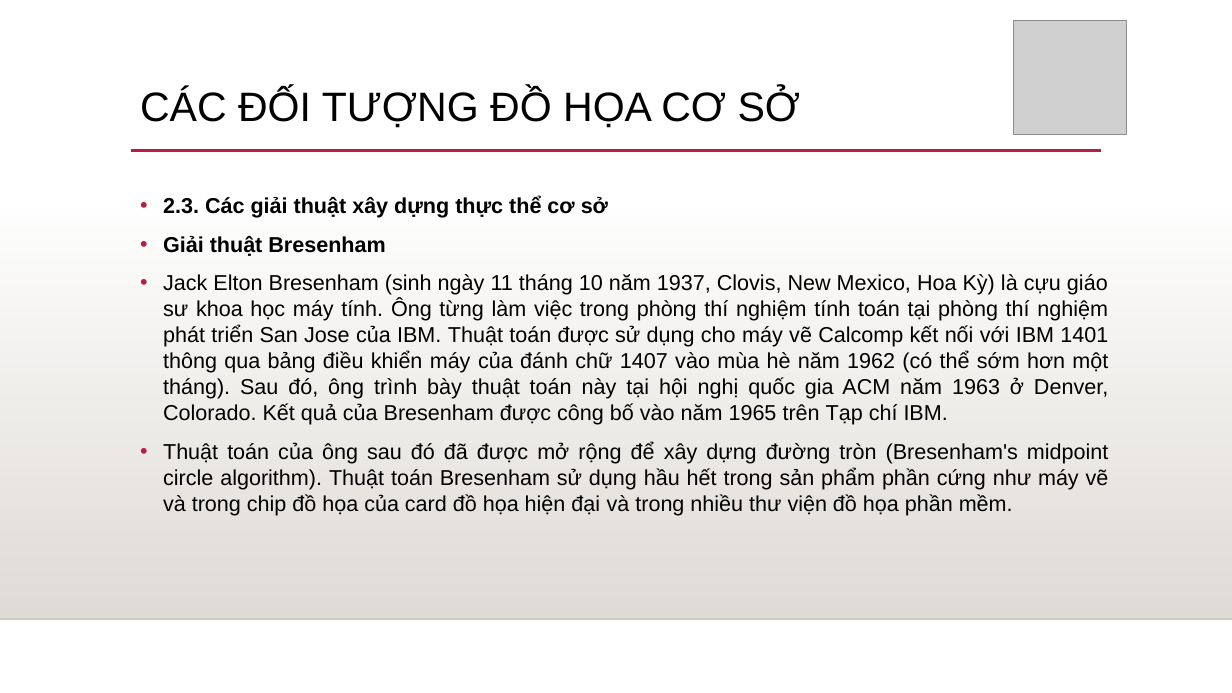
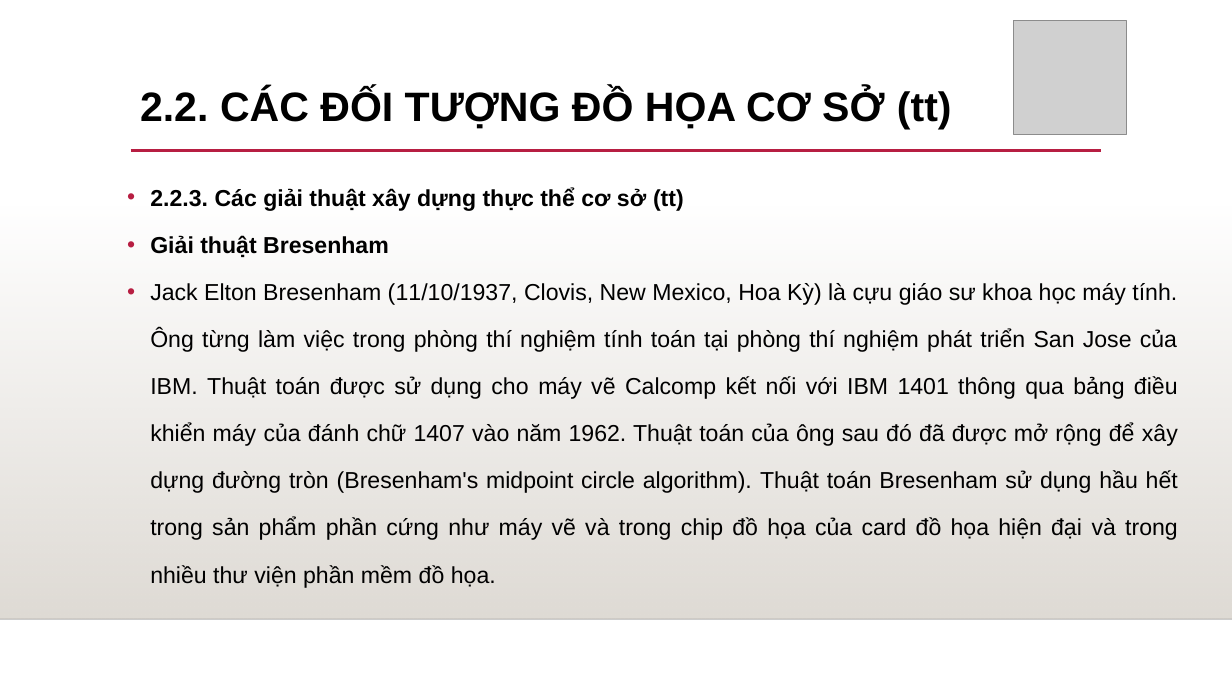
Before and after one commit to thinhdoanvu/ComputerGraphics, a slide deck: slide 36 of Chapter2.pptx (slide 18 before the commit). Drawn at 1232x693 pixels with LibreOffice and Linux fonts; fonts in the diff are those of the drawing; grey boxes stand for pictures; background and template pictures are left out. Boxes give left, top, right and bottom in pixels: in the first picture for what was removed or moved away, otherwise in the second. Text is boxed around its words. In the diff, an @@ line names an element or a change of style, - is before the commit and + after.

```diff
--- a/Chapter2.pptx
+++ b/Chapter2.pptx
@@ title at [140,88,952,129]: text changed; bold on @@
-CÁC ĐỐI TƯỢNG ĐỒ HỌA CƠ SỞ
+2.2. CÁC ĐỐI TƯỢNG ĐỒ HỌA CƠ SỞ (tt)
@@ text "2.2.3. Các giải thuật xây ...": place and size @@
-text "2.2.3. Các giải thuật xây ..." at [163,196,1109,516]
+text "2.2.3. Các giải thuật xây ..." at [150,187,1178,588]
@@ text at [150,187,684,211]: text changed; size 16.8 to 18 pt @@
-• 2.3. Các giải thuật xây dựng thực thể cơ sở
+• 2.2.3. Các giải thuật xây dựng thực thể cơ sở (tt)
@@ text at [150,235,389,257]: size 16.8 to 18 pt in "Giải thuật Bresenham"; line spacing 1 to 1.7; less space between paragraphs @@
@@ text at [150,283,1178,588]: text changed; size 16.8 to 18 pt @@
-• Jack Elton Bresenham (sinh ngày 11 tháng 10 năm 1937, Clovis, New Mexico, Hoa Kỳ) là cựu giáo sư khoa học máy tính. Ông từng làm việc trong phòng thí nghiệm tính toán tại phòng thí nghiệm phát triển San Jose của IBM. Thuật toán được sử dụng cho máy vẽ Calcomp kết nối với IBM 1401 thông qua bảng điều khiển máy của đánh chữ 1407 vào mùa hè năm 1962 (có thể sớm hơn một tháng). Sau đó, ông trình bày thuật toán này tại hội nghị quốc gia ACM năm 1963 ở Denver, Colorado. Kết quả của Bresenham được công bố vào năm 1965 trên Tạp chí IBM.
-• Thuật toán của ông sau đó đã được mở rộng để xây dựng đường tròn (Bresenham's midpoint circle algorithm). Thuật toán Bresenham sử dụng hầu hết trong sản phẩm phần cứng như máy vẽ và trong chip đồ họa của card đồ họa hiện đại và trong nhiều thư viện đồ họa phần mềm.
+• Jack Elton Bresenham (11/10/1937, Clovis, New Mexico, Hoa Kỳ) là cựu giáo sư khoa học máy tính. Ông từng làm việc trong phòng thí nghiệm tính toán tại phòng thí nghiệm phát triển San Jose của IBM. Thuật toán được sử dụng cho máy vẽ Calcomp kết nối với IBM 1401 thông qua bảng điều khiển máy của đánh chữ 1407 vào năm 1962. Thuật toán của ông sau đó đã được mở rộng để xây dựng đường tròn (Bresenham's midpoint circle algorithm). Thuật toán Bresenham sử dụng hầu hết trong sản phẩm phần cứng như máy vẽ và trong chip đồ họa của card đồ họa hiện đại và trong nhiều thư viện phần mềm đồ họa.
```
Also in this commit, not shown: 29 other slides changed, 40 slides added, 1 slide removed, 1 other file.
